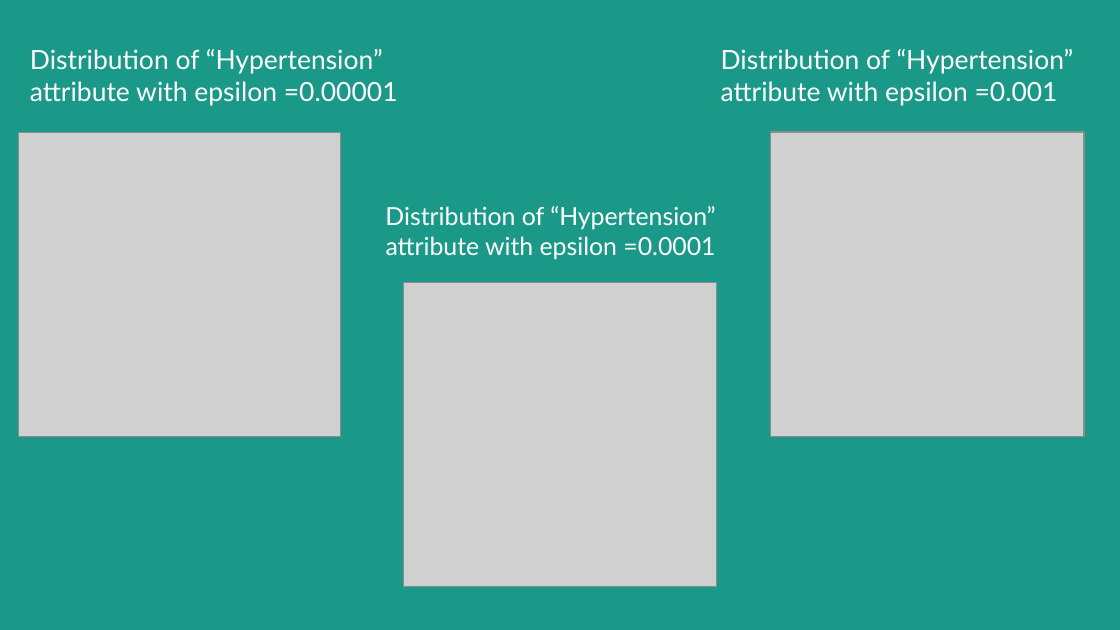
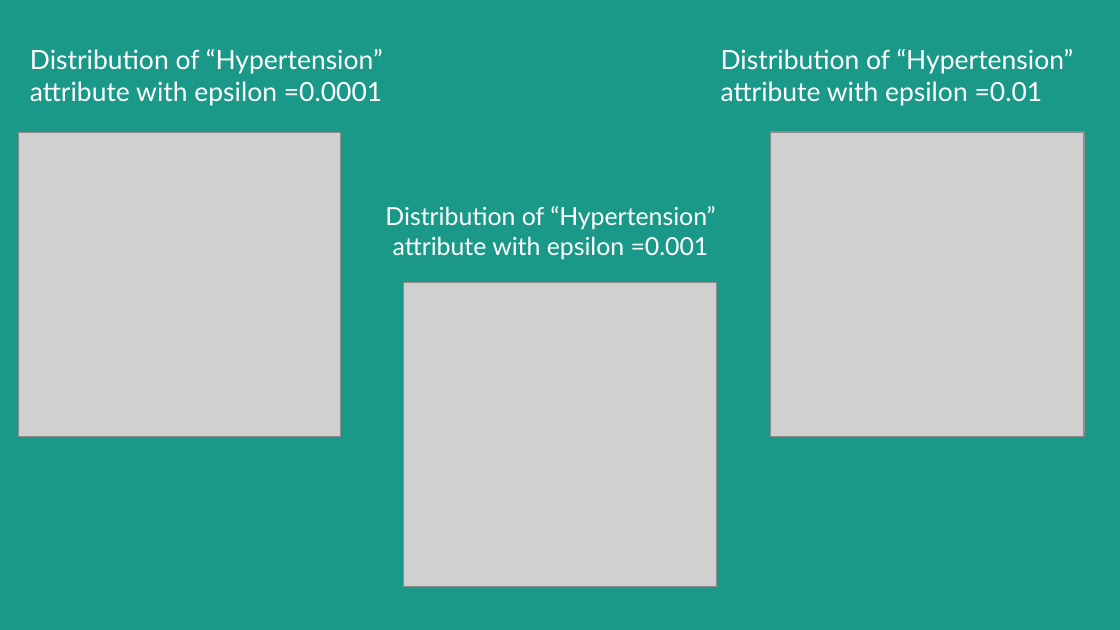
Before and after one commit to Nilsiloid/PDA-Data-Anonymization, a slide deck: slide 14 of Differential Privacy in HealthCare-final.pptx. Drawn at 1120x630 pixels with LibreOffice and Linux fonts; fonts in the diff are those of the drawing; grey boxes stand for pictures. Boxes give left, top, right and bottom in pixels: in the first picture for what was removed or moved away, otherwise in the second. Text is boxed around its words. In the diff, an @@ line names an element or a change of style, - is before the commit and + after.

Commit message:
updated the ppt

```diff
--- a/Differential Privacy in HealthCare-final.pptx
+++ b/Differential Privacy in HealthCare-final.pptx
@@ text at bbox=[30, 49, 383, 106]: text changed @@
-Distribution of “Hypertension” attribute with epsilon =0.00001
+Distribution of “Hypertension” attribute with epsilon =0.0001
@@ text at bbox=[721, 49, 1074, 106]: text changed @@
-Distribution of “Hypertension” attribute with epsilon =0.001
+Distribution of “Hypertension” attribute with epsilon =0.01
@@ text at bbox=[385, 206, 716, 260]: text changed @@
-Distribution of “Hypertension” attribute with epsilon =0.0001
+Distribution of “Hypertension” attribute with epsilon =0.001
```
Also in this commit, not shown: 1 other file.
